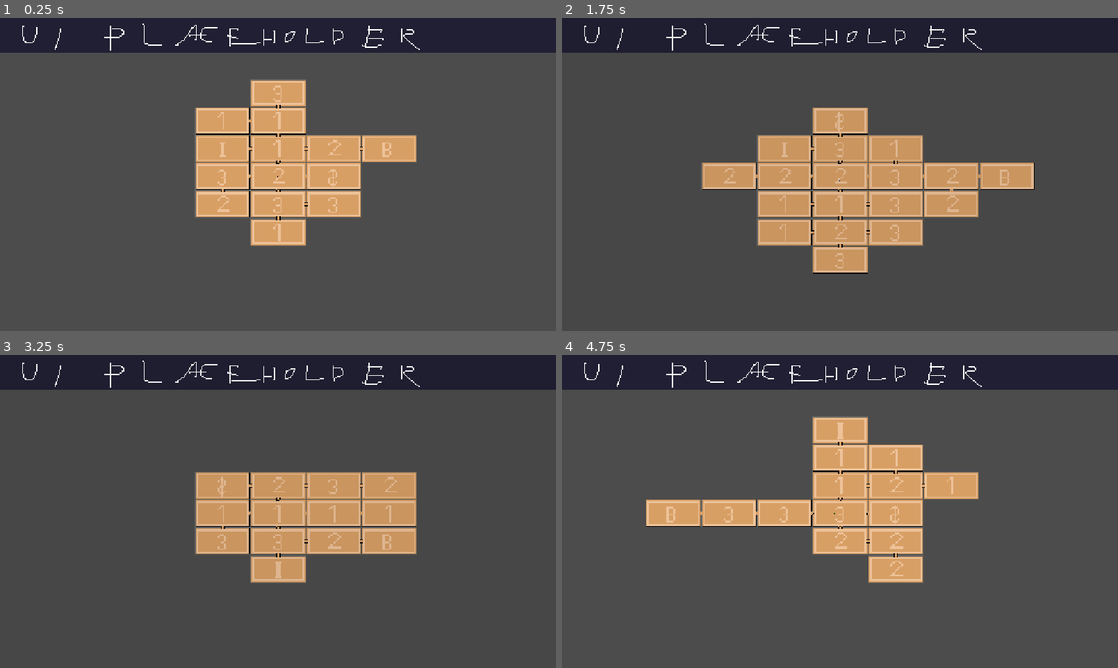
Above: before the commit, frames 1-4 (two rows, left to right).
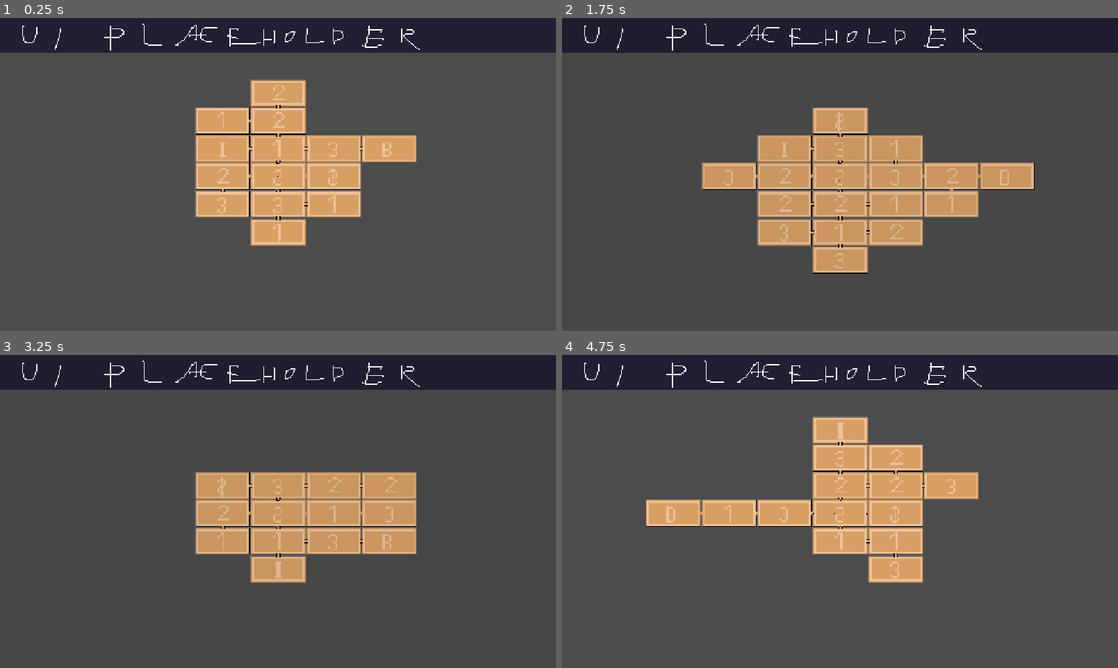
Above: after the commit, the same moments.

Repository: TLochow/Operation-Snagov
Game: Godot game, scene res://scenes/Level.tscn
Same seed, same stepped clock (60 frames per second), same inputs: the game is played once before the commit and once after it.
Inputs (mouse positions are in pixels of both pictures, inside the frame that each line leads up to):
- Up to frame 1 (0.25 s): no input
- Up to frame 2 (1.75 s): tap Enter at 0.5 s; move the mouse to (962, 158) at 0.52 s; press the mouse at (962, 158) at 0.53 s; hold Right (ui_right) 0.53-1.28 s; tap R (restart) at 1.25 s; move the mouse to (728, 190) at 1.27 s; release the mouse at (728, 190) at 1.28 s; hold Down (ui_down) from 1.28 s (still down); click (728, 190) at 1.35 s
- Up to frame 3 (3.25 s): move the mouse to (333, 442) at 2.02 s; release Down (ui_down) at 2.03 s; press the mouse at (333, 442) at 2.03 s; hold Right (ui_right) 2.03-2.78 s; tap R (restart) at 2.75 s; move the mouse to (250, 574) at 2.77 s; release the mouse at (250, 574) at 2.78 s; hold Up (ui_up) from 2.78 s (still down); click (250, 574) at 2.85 s
- Up to frame 4 (4.75 s): move the mouse to (1006, 558) at 3.52 s; release Up (ui_up) at 3.53 s; press the mouse at (1006, 558) at 3.53 s; hold Left (ui_left) from 3.53 s (still down); tap R (restart) at 4.15 s; move the mouse to (673, 464) at 4.27 s; release the mouse at (673, 464) at 4.28 s; click (673, 464) at 4.35 s

The runs differ from the first frame. In frame 1, 0.3% of the frame differs, in the area x 39-62%, y 21-63%; in frame 2, 0.3%, in the area x 29-72%, y 48-72%; in frame 3, 0.3%; in frame 4, 0.3%.

Commit message:
Better layout loading

Diff:
--- a/scenes/Level.gd
+++ b/scenes/Level.gd
@@ -11,6 +11,7 @@
 	$Rooms/StartRoom.OpenDoors()
 
 func GenerateLevel():
+	$Rooms/StartRoom.Type = Default.RoomTypes.Start
 	# Generate Rooms
 	var roomsNode = $Rooms
 	Global.LevelGenBlockedCoords = [Vector2(0, 0)]
--- a/scenes/rooms/layouts/LayoutLoader.gd
+++ b/scenes/rooms/layouts/LayoutLoader.gd
@@ -1,48 +1,43 @@
 extends Node
 
-var Level1Start = []
-var Level1Default = []
-var Level1Shop = []
-var Level1Item = []
-var Level1Boss = []
+var Layouts = {}
 
 func LoadLayouts(level, type):
 	var layouts = []
-	var i = 1
-	var loadingLayouts = true
-	while loadingLayouts:
-		var layout = load("res://scenes/rooms/layouts/level" + str(level) + "/" + type + str(i) + ".tscn")
-		if layout == null:
-			loadingLayouts = false
-		else:
-			layouts.append(layout)
-			i += 1
+	var basePath = "res://scenes/rooms/layouts/level" + str(level) + "/" + type
+	var layoutPaths = GetAllFilesFromDirectory(basePath)
+	for path in layoutPaths:
+		if path.ends_with(".tscn"):
+			layouts.append(load(basePath + "/" + path))
 	layouts.shuffle()
 	return layouts
 
 func LoadRandomLayoutByArray(layoutArrayName, type):
 	var layout = null
-	var layouts = get(layoutArrayName)
+	var layouts = []
+	if Layouts.has(layoutArrayName):
+		layouts = Layouts[layoutArrayName]
 	if layouts.size() == 0:
 		layouts = LoadLayouts(1, type)
-		set(layoutArrayName, layouts)
+		Layouts[layoutArrayName] = layouts
 	layout = layouts[0]
 	layouts.remove(0)
 	return layout
 
 func LoadRandomLayout(level, type):
-	var layout = null
-	match level:
-		1:
-			match type:
-				Default.RoomTypes.Start:
-					layout = LoadRandomLayoutByArray("Level1Start", "Start")
-				Default.RoomTypes.Normal:
-					layout = LoadRandomLayoutByArray("Level1Default", "Default")
-				Default.RoomTypes.Shop:
-					layout = LoadRandomLayoutByArray("Level1Shop", "Shop")
-				Default.RoomTypes.Item:
-					layout = LoadRandomLayoutByArray("Level1Item", "Item")
-				Default.RoomTypes.Boss:
-					layout = LoadRandomLayoutByArray("Level1Boss", "Boss")
-	return layout.instance()
+	var typeName = str(Default.RoomTypes.keys()[type])
+	return LoadRandomLayoutByArray(str(level) + typeName, typeName).instance()
+
+func GetAllFilesFromDirectory(path):
+	var files = []
+	var dir = Directory.new()
+	dir.open(path)
+	dir.list_dir_begin()
+	while true:
+		var file = dir.get_next()
+		if file == "":
+			break
+		elif not dir.current_is_dir():
+			files.append(file)
+	dir.list_dir_end()
+	return files
Renamed: scenes/rooms/layouts/level1/Boss1.tscn -> scenes/rooms/layouts/level1/Boss/Boss1.tscn
Renamed: scenes/rooms/layouts/level1/Item1.tscn -> scenes/rooms/layouts/level1/Item/Item1.tscn
Renamed: scenes/rooms/layouts/level1/Default3.tscn -> scenes/rooms/layouts/level1/Normal/GanzAnders.tscn
Renamed: scenes/rooms/layouts/level1/Default1.tscn -> scenes/rooms/layouts/level1/Normal/Normal1.tscn
Renamed: scenes/rooms/layouts/level1/Default2.tscn -> scenes/rooms/layouts/level1/Normal/Normal2.tscn
Renamed: scenes/rooms/layouts/level1/Shop1.tscn -> scenes/rooms/layouts/level1/Shop/Shop1.tscn
Renamed: scenes/rooms/layouts/level1/Start1.tscn -> scenes/rooms/layouts/level1/Start/Start1.tscn
